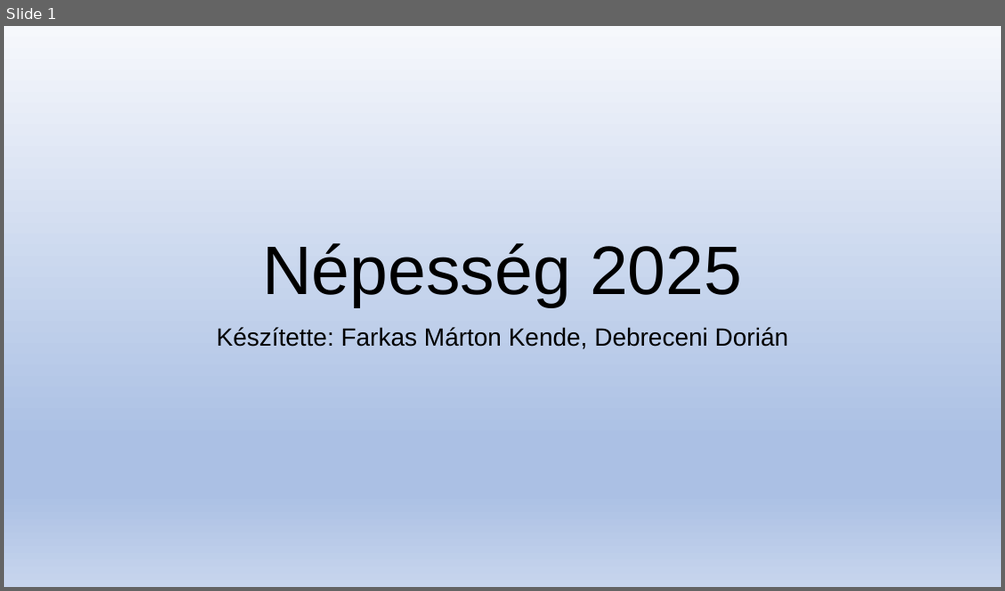
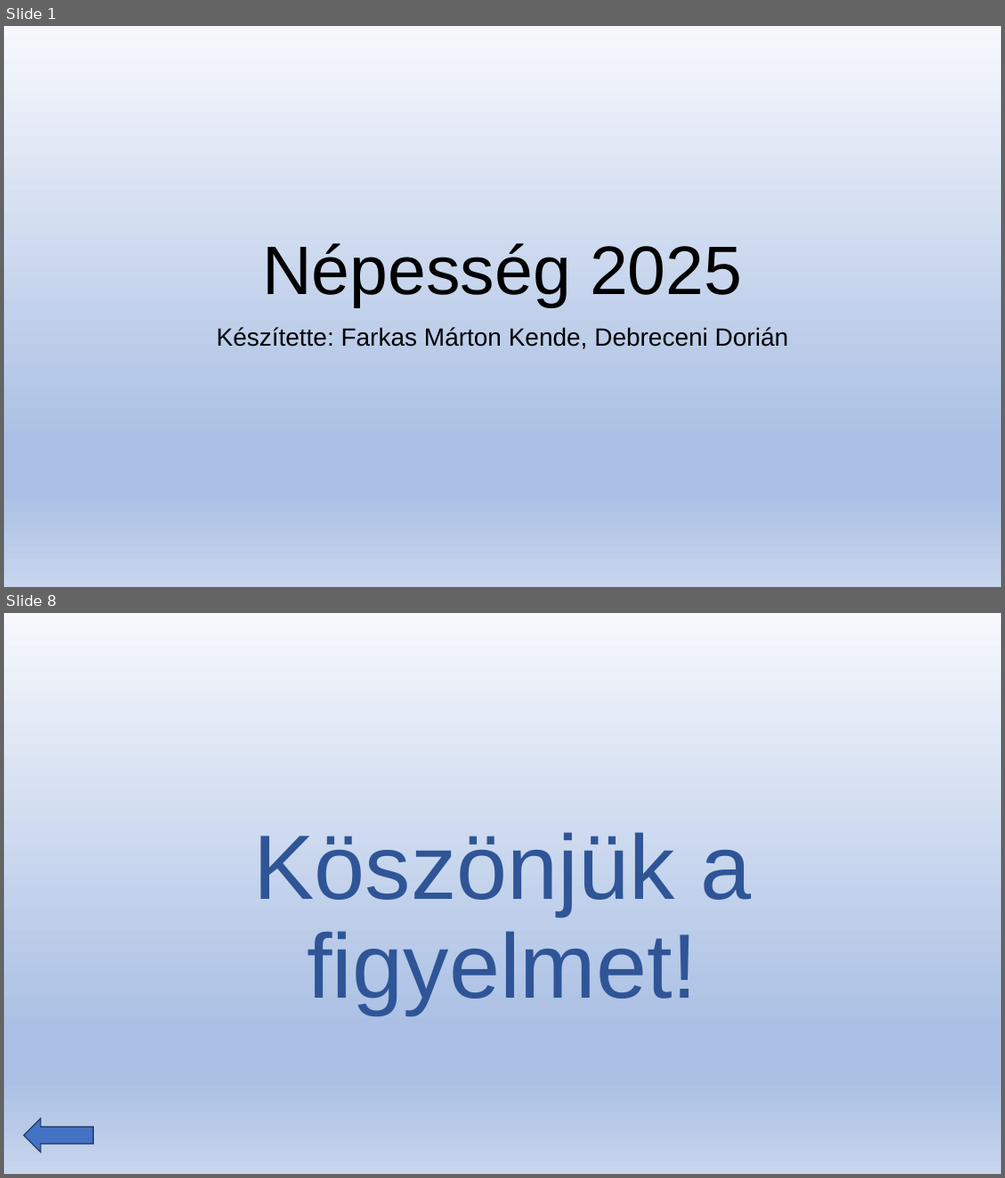
Before and after one commit to Dorian25asd/Lakossag, a slide deck: Népesség 2025.pptx. Shown one above the other, each under a label of ours: slide 1 before the commit, slides 1 and 8 after it; the slides between them are not shown. The pictures are 1005x591 and 1005x1178 pixels, drawn with LibreOffice and Linux fonts; fonts in the diff are those of the drawing. Boxes give left, top, right and bottom in pixels: in the first picture for what was removed or moved away, otherwise in the second. Text is boxed around its words. In the diff, an @@ line names an element or a change of style, - is before the commit and + after.

```diff
--- a/Népesség 2025.pptx
+++ b/Népesség 2025.pptx
@@ slide 8 added at <box>4,613,1001,1174</box>, background gradient #F6F8FC to #ABC0E4 to #C7D5ED @@
@@ title added at <box>253,832,751,1015</box>, 88 pt, text #2F5597 @@
+Köszönjük a figyelmet!
@@ left arrow added at <box>24,1119,93,1152</box>, fill #4472C4, outline #1E3256 1 pt @@
```
Also in this commit, not shown: 1 slide changed, 5 other slides added, 2 slides removed, 1 other file.
